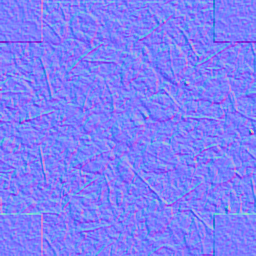
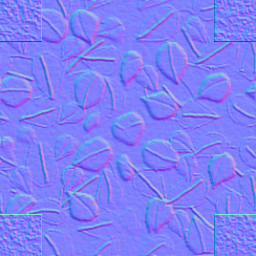
Two versions of the same layered image (256px x 256px). Layer-by-layer changes:
painted on "Posts" over [0, 0, 256, 256]
"leavesTemperate.png": opacity 40% → 75%, painted on it over [0, 0, 256, 256]
removed layer "grassRainforest.png" (was 40%) over [0, 0, 256, 256]
renamed "normalmap" to "grassGeneric.png", opacity 100% → 75%, moved it above "dirt.png", painted on it over [0, 0, 256, 256]
painted on "dirt.png" over [0, 0, 256, 256]
